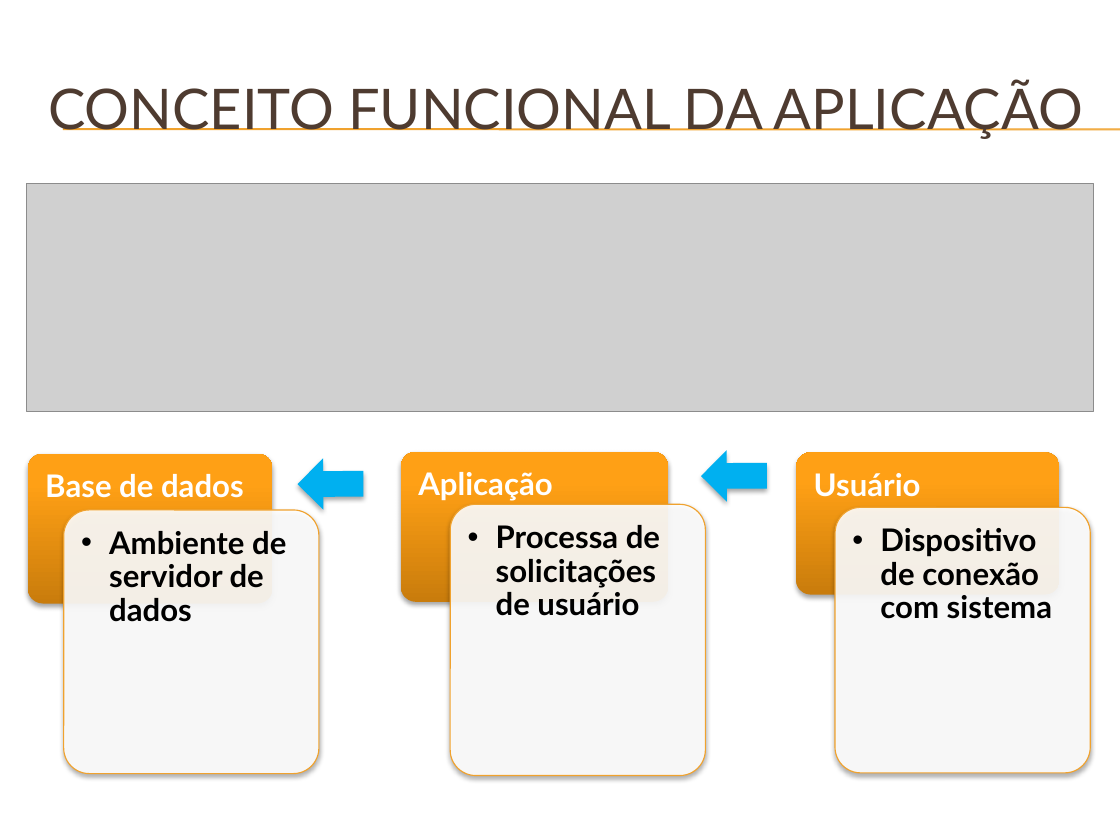
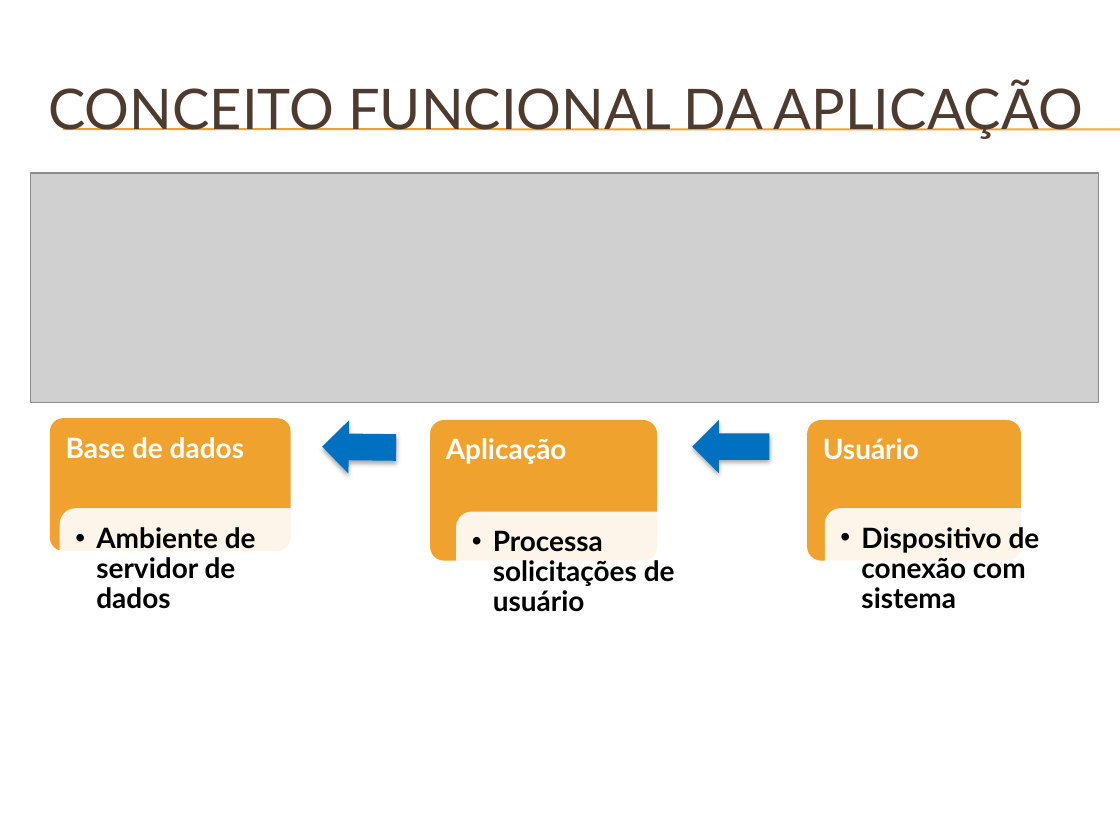
Before and after one commit to Neimarmg/Open_source, a slide deck: slide 7 of SAS/Planejamento/Docs/#3 - Apresentação do projeto.pptx. Drawn at 1120x840 pixels with LibreOffice and Linux fonts; fonts in the diff are those of the drawing; grey boxes stand for pictures; background and template pictures are left out. Boxes give left, top, right and bottom in pixels: in the first picture for what was removed or moved away, otherwise in the second. Text is boxed around its words. In the diff, an @@ line names an element or a change of style, - is before the commit and + after.

```diff
--- a/SAS/Planejamento/Docs/#3 - Apresentação do projeto.pptx
+++ b/SAS/Planejamento/Docs/#3 - Apresentação do projeto.pptx
@@ picture: place and size @@
-picture at box(26, 184, 1093, 411)
+picture at box(31, 174, 1099, 403)
@@ text "Base de dados": place and size @@
-text "Base de dados" at box(45, 474, 244, 498)
+text "Base de dados" at box(66, 437, 244, 459)
@@ fill gradient #C97D0D to #FFA116 to #FFA217 to #F0A22E; shadow off in 3 elements at box(430, 420, 657, 561), box(808, 420, 1021, 561), box(50, 418, 291, 550) @@
@@ rounded rectangle: place and size @@
-rounded rectangle at box(28, 454, 272, 604)
+rounded rectangle at box(50, 418, 291, 550)
@@ left arrow at box(322, 420, 397, 474): fill #00B0F0 to #0070C0; rotation 359 to 0 degrees @@
@@ text "Aplicação": place and size @@
-text "Aplicação" at box(418, 472, 552, 501)
+text "Aplicação" at box(446, 438, 567, 464)
@@ rounded rectangle: place and size @@
-rounded rectangle at box(401, 451, 669, 601)
+rounded rectangle at box(430, 420, 657, 561)
@@ left arrow at box(692, 420, 769, 474): fill #00B0F0 to #0070C0; rotation 359 to 0 degrees @@
@@ size 20 to 18 pt in 3 elements at box(446, 438, 567, 464), box(66, 437, 244, 459), box(823, 438, 919, 460) @@
@@ text "Usuário": place and size @@
-text "Usuário" at box(814, 473, 921, 497)
+text "Usuário" at box(823, 438, 919, 460)
@@ rounded rectangle: place and size @@
-rounded rectangle at box(796, 452, 1060, 595)
+rounded rectangle at box(808, 420, 1021, 561)
@@ text "Ambiente de servidor de dados" at box(96, 527, 256, 609): size 20 to 18 pt; indent changed @@
@@ rounded rectangle: place and size @@
-rounded rectangle at box(64, 510, 319, 773)
+rounded rectangle at box(59, 508, 324, 670)
@@ text "Dispositivo de conexão com sistema" at box(861, 527, 1040, 609): size 20 to 18 pt; indent changed @@
@@ text "Dispositivo de conexão com sistema": place and size @@
-text "Dispositivo de conexão com sistema" at box(880, 528, 1052, 619)
+text "Dispositivo de conexão com sistema" at box(861, 527, 1040, 609)
@@ rounded rectangle: place and size @@
-rounded rectangle at box(836, 507, 1091, 773)
+rounded rectangle at box(824, 508, 1089, 665)
@@ outline #F0A22E 0.75 pt to none; shadow off in 3 elements at box(59, 508, 324, 670), box(824, 508, 1089, 665), box(456, 512, 720, 669) @@
@@ rounded rectangle: place and size @@
-rounded rectangle at box(450, 504, 706, 775)
+rounded rectangle at box(456, 512, 720, 669)
@@ text at box(493, 530, 675, 612): text changed; size 20 to 18 pt @@
-  •• Processa de solicitações de usuário
+  •• Processa solicitações de usuário
```
Also in this commit, not shown: 2 other slides changed, 1 slide removed, 1 other file.
